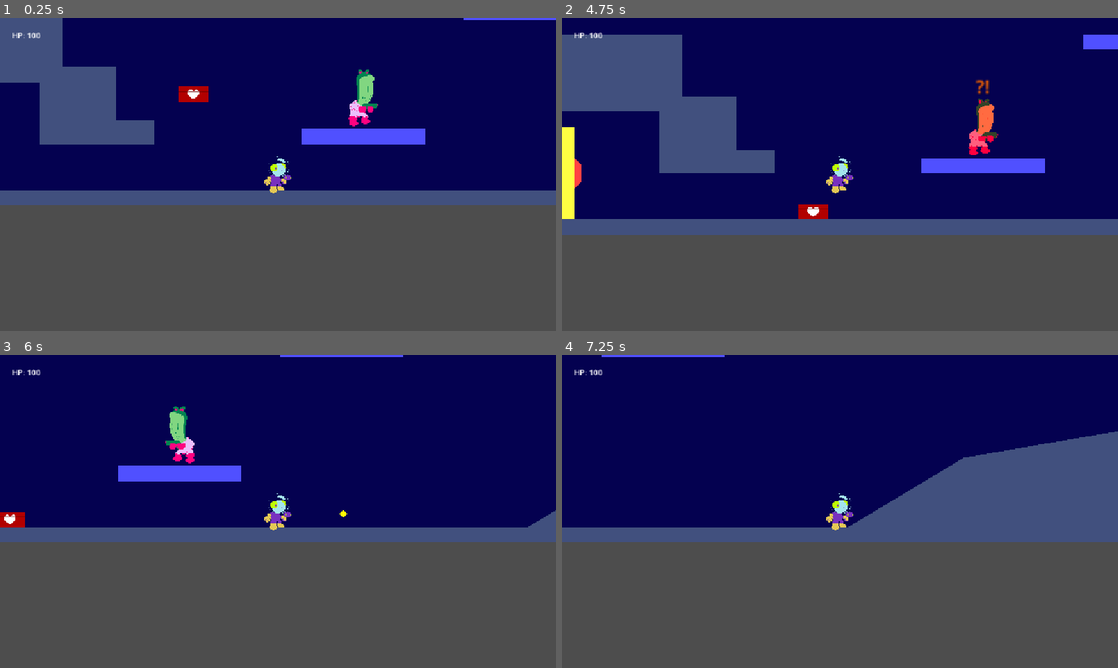
Above: before the commit, frames 1-4 (two rows, left to right).
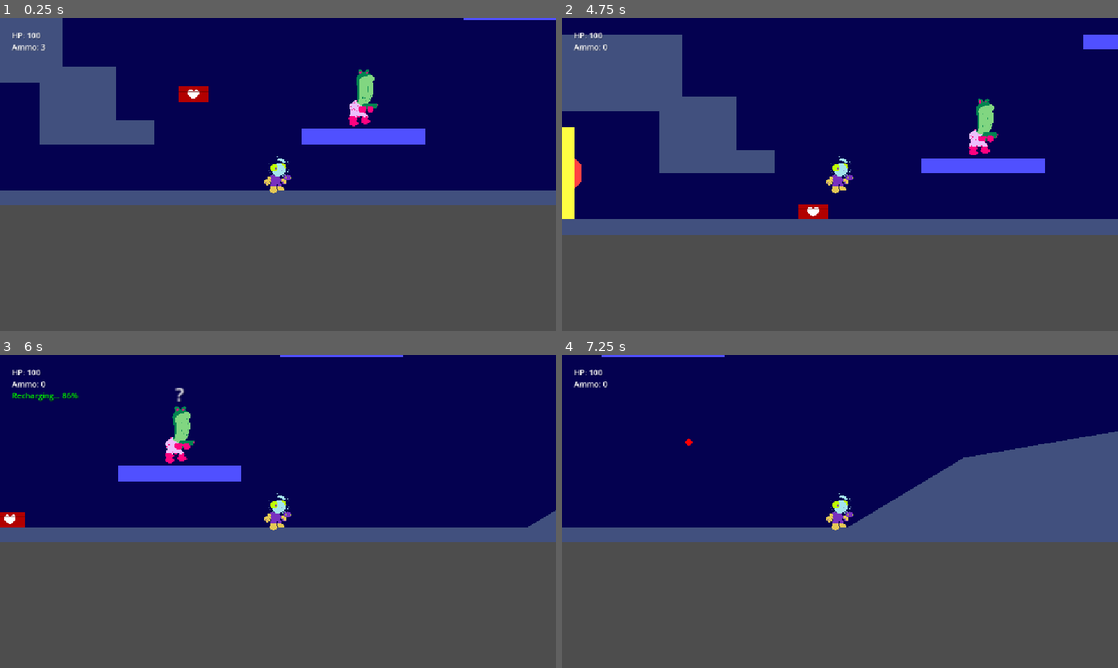
Above: after the commit, the same moments.

Repository: kv-mod3/FightClub-SpacePirates
Game: Godot game, scene res://levels/level_debug.tscn
Two runs of this game, one before a commit and one after it. Both use one fixed random seed, a clock stepped at 60 frames per second and the inputs below. This scene is started directly instead of the project's main scene.
Inputs:
- Up to frame 1 (0.25 s): no input
- Up to frame 2 (4.75 s): tap Enter (shoot) at 0.5, 0.6, 1.35, 2.1, 2.85, 3.6, 4.35 s; hold D (right) 0.53-2.03 s; tap Space (jump) at 0.77, 1.52, 3.02, 3.77, 4.52 s; hold A (left) 2.03-4.28 s; hold D (right) from 4.28 s (still down)
- Up to frame 3 (6 s): keep holding D (right); tap Enter (shoot) at 5.1, 5.85 s
- Up to frame 4 (7.25 s): keep holding D (right); tap Space (jump) at 6.02, 6.77 s; tap Enter (shoot) at 6.6 s

The runs differ from the first frame. In frame 1, less than 0.1% of the frame differs, in the area x 2-9%, y 4-11%; in frame 2, 0.7%; in frame 3, 0.8%, in the area x 2-63%, y 8-52%; in frame 4, 0.1%.

Commit message:
ammo counter & fixes
+ Added player ammo counter & recharge mechanic
+ Got rid of test code in enemy script
+ Re-enabled enemy taking damage (oops)

Diff:
--- a/project-space-pirates/global_scripts/player_variables.gd
+++ b/project-space-pirates/global_scripts/player_variables.gd
@@ -7,3 +7,7 @@
 var health: float = 100:
 	set(new_value):
 		health = clamp(new_value, MIN_HEALTH, MAX_HEALTH) # Clamps the health between the set range.
+
+var ammo: int = 3
+var is_reloading: bool = false
+var reloading_progress: float = 0
--- a/project-space-pirates/objects/enemies/PirateEnemy/pirate_bullet.gd
+++ b/project-space-pirates/objects/enemies/PirateEnemy/pirate_bullet.gd
@@ -17,7 +17,6 @@
 # Deletes the bullet a few seconds after it exits the screen.
 func _on_visible_on_screen_notifier_2d_screen_exited() -> void:
 	queue_free()
-	print("Bullet deleted.")
 
 
 func _on_body_entered(body: Node2D) -> void:
--- a/project-space-pirates/objects/enemies/PirateEnemy/pirate_enemy.gd
+++ b/project-space-pirates/objects/enemies/PirateEnemy/pirate_enemy.gd
@@ -54,9 +54,6 @@
 	if is_on_floor():
 		state_controller()
 	move_and_slide()
-	# NOTE: Following is test code.
-	if Input.is_action_just_pressed("up"):
-		print("Target :", target)
 
 
 func state_controller() -> void:
@@ -162,7 +159,7 @@
 		print("Forget Timer has been refreshed.")
 	if taking_damage == false: # Prevents the enemy from taking too many instances of damage while the code runs.
 		taking_damage = true
-		# health -= damage
+		health -= damage
 		print("Enemy current health: ", health)
 
 		# Enemy flashes red on hit.
@@ -183,6 +180,7 @@
 
 		taking_damage = false
 	# NOTE: The following code is here at the bottom to give the enemy a moment to understand it got hurt.
+	# TODO: Might want to move it into the nested block above though.
 	# Faces enemy towards the direction of the Player's bullets.
 	if bullet_direction == "left" and direction.x < 0:
 		direction = Vector2.RIGHT
@@ -190,11 +188,6 @@
 	if bullet_direction == "right" and direction.x > 0:
 		direction = Vector2.LEFT
 		face_direction()
-	# Gives the illusion that the enemies are checking out things in that direction.
-	if mode == EnemyMode.ROAMING:
-		current_state = State.MOVE
-		$DirectionTimer.start(30)
-		print("time: ",$DirectionTimer.get_wait_time())
 
 
 func surprise_attack() -> void:
@@ -222,11 +215,11 @@
 	if body is Player:
 		target = null
 		$ForgetTimer.start()
-		print("Player has left the detection range. Timer has begun.")
+		print("Player has left the detection range. Enemy is beginning to forget.")
 
 
 func _on_forget_timer_timeout() -> void:
-	print("Timer has timed out, and enemy is returning to its original behavior.")
+	print("Enemy has forgotten and is now returning to its original behavior.")
 	status_indicator("?", "white")
 	# Roamers begin moving again.
 	if mode == EnemyMode.ROAMING:
--- a/project-space-pirates/objects/player/PlayerPlatformer/player_bullet.gd
+++ b/project-space-pirates/objects/player/PlayerPlatformer/player_bullet.gd
@@ -18,7 +18,6 @@
 func _on_visible_on_screen_notifier_2d_screen_exited() -> void:
 	# await get_tree().create_timer(3).timeout # Waits until timeout, then resumes the rest of the code.
 	queue_free()
-	print("Bullet was deleted off-screen.")
 
 
 func _on_body_entered(body: Node2D) -> void:
--- a/project-space-pirates/objects/player/PlayerPlatformer/player_platformer.gd
+++ b/project-space-pirates/objects/player/PlayerPlatformer/player_platformer.gd
@@ -35,8 +35,20 @@
 	else:
 		velocity.x = move_toward(velocity.x, 0, move_speed) # Moves toward a destination speed before stopping.
 
+	# Movement.
 	face_direction()
 	move_and_slide()
+
+	# Ammo reloading state.
+	if PlayerVariables.is_reloading == true:
+		if PlayerVariables.ammo < 3:
+			$CanvasLayer/ReloadingLabel.visible = true
+			reloading(delta) # Reloads roughly one bullet per second.
+			if PlayerVariables.ammo >= 3:
+				# TODO: Uncomment the following line once debug is finished.
+				$CanvasLayer/ReloadingLabel.visible = false
+				PlayerVariables.reloading_progress = 0
+				PlayerVariables.is_reloading = false
 
 
 # Animate Player
@@ -52,11 +64,24 @@
 
 
 func shoot() -> void:
-	if $ShootCooldownTimer.is_stopped():
-		$ShootCooldownTimer.start()
+	if $ShootCooldownTimer.is_stopped() and PlayerVariables.ammo >= 1:
+		$ShootCooldownTimer.start() # Cooldown timer between shots.
+		red_text_blink($CanvasLayer/AmmoLabel)
+		PlayerVariables.ammo -= 1
+		$CanvasLayer/AmmoLabel.text = "Ammo: %d" % PlayerVariables.ammo
 		var b = bullet.instantiate()
 		owner.add_child(b) # Adds bullet to the root node of the scene the player is in, instead of to player themself.
 		b.transform = $MuzzleMarker.global_transform
+
+		# Activate recharge timer.
+		$RechargeTimer.start() # Refreshes the timer if it is running, otherwise starts it.
+		# Stops reloading if it is already occurring.
+		if PlayerVariables.is_reloading == true:
+			PlayerVariables.is_reloading = false
+			$CanvasLayer/ReloadingLabel.visible = false
+			PlayerVariables.reloading_progress = 0
+			# TODO: Maybe delete the line below.
+			$CanvasLayer/ReloadingLabel.text = "Recharging... %d%%" % PlayerVariables.reloading_progress
 
 
 func take_damage(damage: float) -> void:
@@ -73,3 +98,30 @@
 	$CanvasLayer/HealthLabel.text = "HP: %d" % PlayerVariables.health
 	print("Player HP restored by %d" % health)
 	print("Current Player HP: ", PlayerVariables.health)
+
+
+func reloading(delta) -> void:
+	if PlayerVariables.reloading_progress >= 100:
+		PlayerVariables.ammo += 1
+		$CanvasLayer/AmmoLabel.text = "Ammo: %d" % PlayerVariables.ammo
+		green_text_blink($CanvasLayer/AmmoLabel)
+		PlayerVariables.reloading_progress = 0
+	else:
+		PlayerVariables.reloading_progress += 100 * delta
+		$CanvasLayer/ReloadingLabel.text = "Recharging... %d%%" % PlayerVariables.reloading_progress
+
+
+func _on_recharge_timer_timeout() -> void:
+	PlayerVariables.is_reloading = true
+
+
+func red_text_blink(label: Control) -> void:
+	label.label_settings.font_color = Color(1, 0, 0) # Red font color.
+	await get_tree().create_timer(0.2).timeout
+	label.label_settings.font_color = Color(1, 1, 1) # White font color.
+
+
+func green_text_blink(label: Control) -> void:
+	label.label_settings.font_color = Color(0, 1, 0) # Red font color.
+	await get_tree().create_timer(0.2).timeout
+	label.label_settings.font_color = Color(1, 1, 1) # White font color.
--- a/project-space-pirates/objects/player/PlayerPlatformer/player_platformer.tscn
+++ b/project-space-pirates/objects/player/PlayerPlatformer/player_platformer.tscn
@@ -9,6 +9,16 @@
 
 [sub_resource type="RectangleShape2D" id="RectangleShape2D_4y5so"]
 size = Vector2(16, 32)
+
+[sub_resource type="LabelSettings" id="LabelSettings_r7f4e"]
+shadow_color = Color(0, 0, 0, 0.313726)
+
+[sub_resource type="LabelSettings" id="LabelSettings_y3hdj"]
+shadow_color = Color(0, 0, 0, 0.314)
+
+[sub_resource type="LabelSettings" id="LabelSettings_e3i7r"]
+font_color = Color(0, 1, 0, 1)
+shadow_color = Color(0, 0, 0, 0.313726)
 
 [node name="PlayerPlatformer" type="CharacterBody2D"]
 collision_layer = 4
@@ -32,11 +42,35 @@
 wait_time = 0.2
 one_shot = true
 
+[node name="RechargeTimer" type="Timer" parent="."]
+wait_time = 3.0
+one_shot = true
+
 [node name="CanvasLayer" type="CanvasLayer" parent="."]
 
 [node name="HealthLabel" type="Label" parent="CanvasLayer"]
 offset_left = 24.0
 offset_top = 24.0
-offset_right = 64.0
+offset_right = 88.0
 offset_bottom = 47.0
 text = "HP: 000"
+label_settings = SubResource("LabelSettings_r7f4e")
+
+[node name="AmmoLabel" type="Label" parent="CanvasLayer"]
+offset_left = 24.0
+offset_top = 48.0
+offset_right = 104.0
+offset_bottom = 71.0
+text = "Ammo: 3"
+label_settings = SubResource("LabelSettings_y3hdj")
+
+[node name="ReloadingLabel" type="Label" parent="CanvasLayer"]
+visible = false
+offset_left = 24.0
+offset_top = 72.0
+offset_right = 176.0
+offset_bottom = 95.0
+text = "Recharging... 100%"
+label_settings = SubResource("LabelSettings_e3i7r")
+
+[connection signal="timeout" from="RechargeTimer" to="." method="_on_recharge_timer_timeout"]
Not shown: 1 places in project-space-pirates/objects/player/PlayerPlatformer/player_platformer.tscn that only renumber resources
